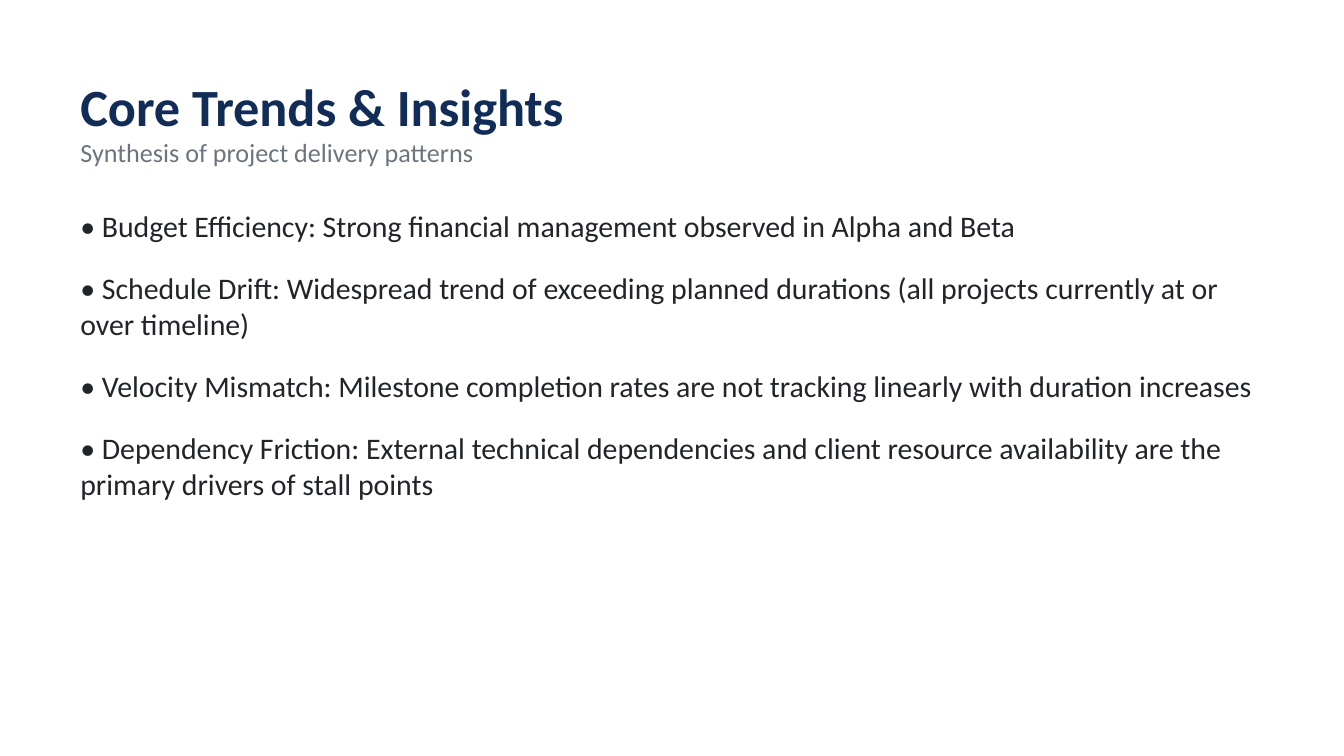
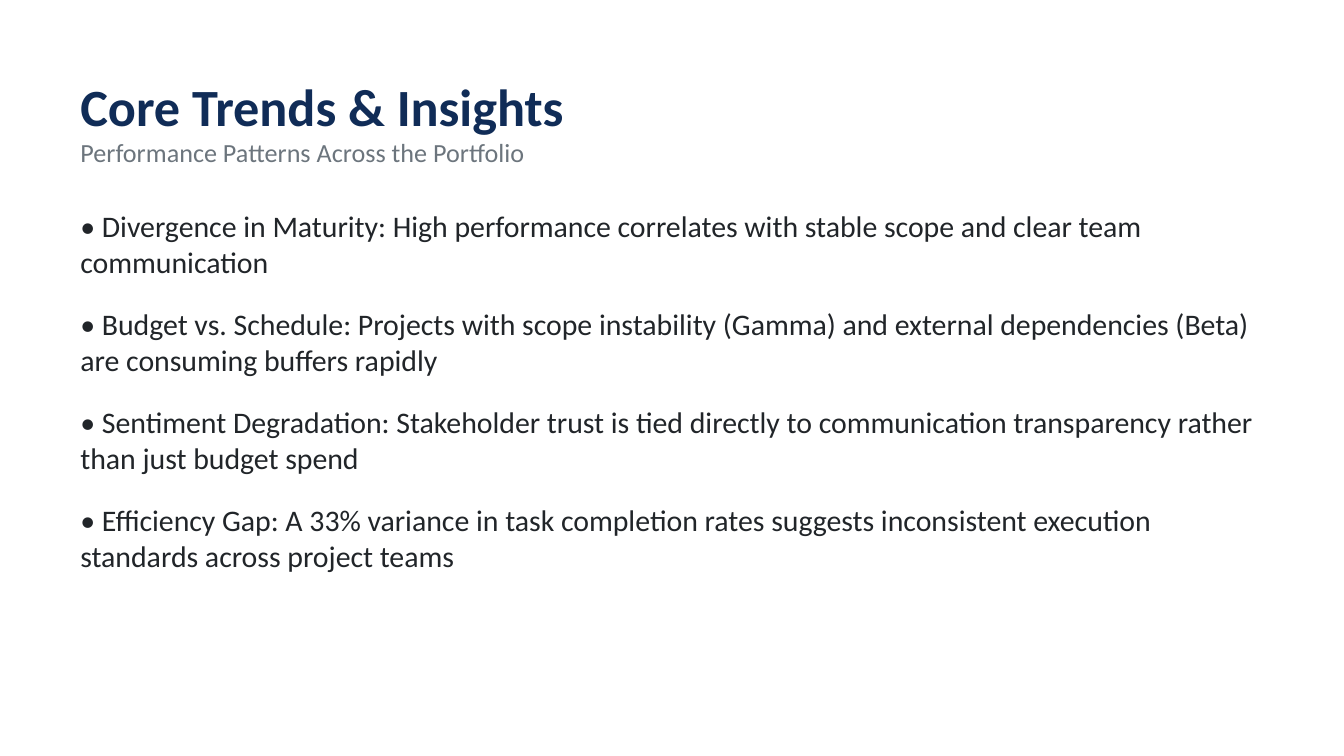
Before and after one commit to Faiz1314/project-health-agent1, a slide deck: slide 3 of outputs/Monthly_Executive_Report.pptx. Drawn at 1344x756 pixels with LibreOffice and Linux fonts; fonts in the diff are those of the drawing. Boxes give left, top, right and bottom in pixels: in the first picture for what was removed or moved away, otherwise in the second. Text is boxed around its words. In the diff, an @@ line names an element or a change of style, - is before the commit and + after.

Commit message:
feat: add Team Velocity and Stakeholder Sentiment as 5th and 6th health indicators
- New src/detr/sentiment.py: AI-powered NLP sentiment analysis via Gemini
- New src/detr/velocity.py: Task throughput scoring with team size adjustment
- Updated weights: schedule 20%, budget 20%, milestone 15%, blockers 20%, sentiment 15%, velocity 10%
- Updated all sample data files with stakeholderFeedback and velocity fields
- Updated RAG_Methodology.md to document all 6 indicators
- Fixed JSON parser in generate_presentation.py for robustness
- Regenerated all batch outputs and monthly presentation

```diff
--- a/outputs/Monthly_Executive_Report.pptx
+++ b/outputs/Monthly_Executive_Report.pptx
@@ text at <box>80,144,524,162</box>: text changed @@
-Synthesis of project delivery patterns
+Performance Patterns Across the Portfolio
@@ text at <box>80,216,1253,572</box>: text changed @@
-• Budget Efficiency: Strong financial management observed in Alpha and Beta
-• Schedule Drift: Widespread trend of exceeding planned durations (all projects currently at or over timeline)
-• Velocity Mismatch: Milestone completion rates are not tracking linearly with duration increases
-• Dependency Friction: External technical dependencies and client resource availability are the primary drivers of stall points
+• Divergence in Maturity: High performance correlates with stable scope and clear team communication
+• Budget vs. Schedule: Projects with scope instability (Gamma) and external dependencies (Beta) are consuming buffers rapidly
+• Sentiment Degradation: Stakeholder trust is tied directly to communication transparency rather than just budget spend
+• Efficiency Gap: A 33% variance in task completion rates suggests inconsistent execution standards across project teams
```
Also in this commit, not shown: 5 other slides changed, 16 other files.
